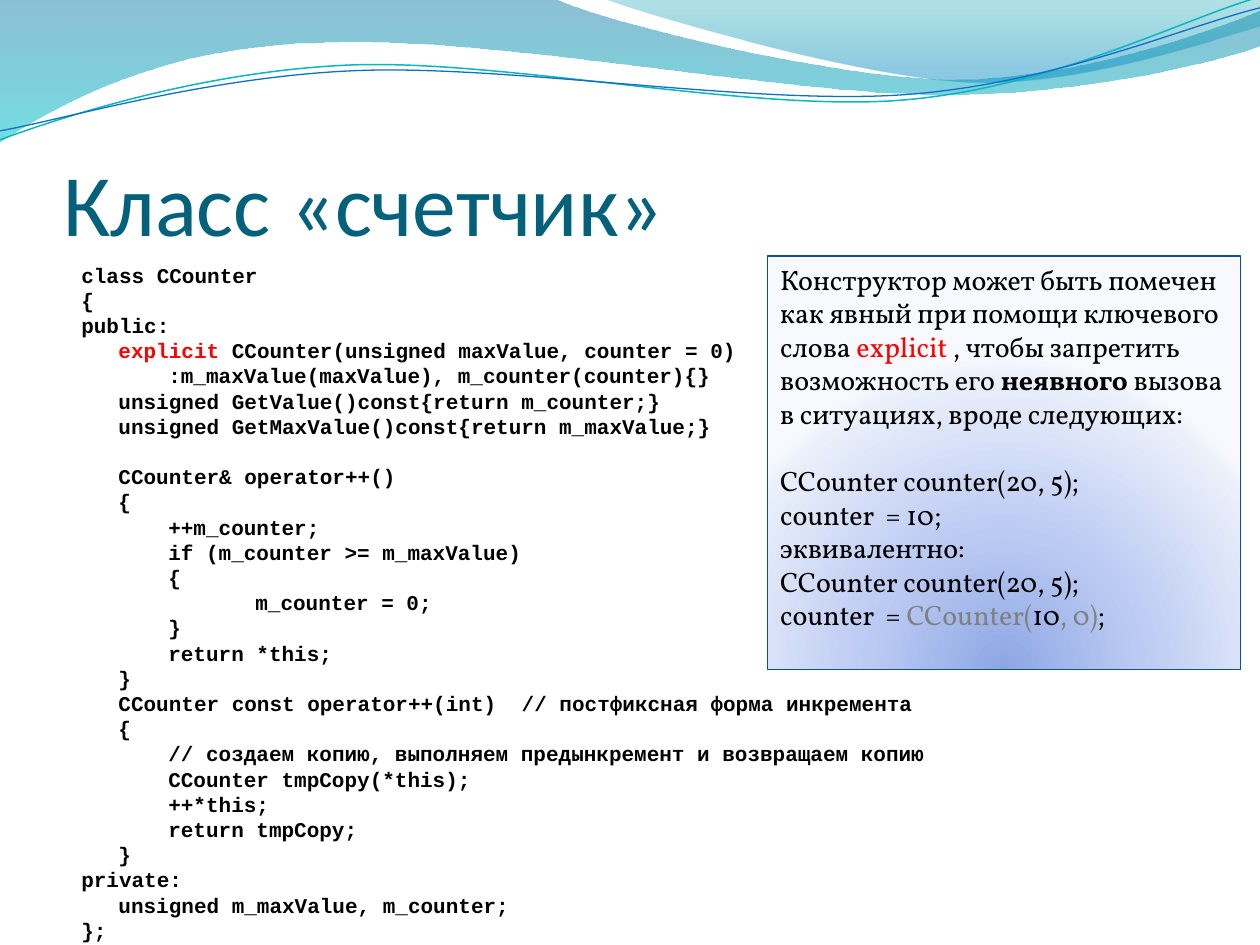
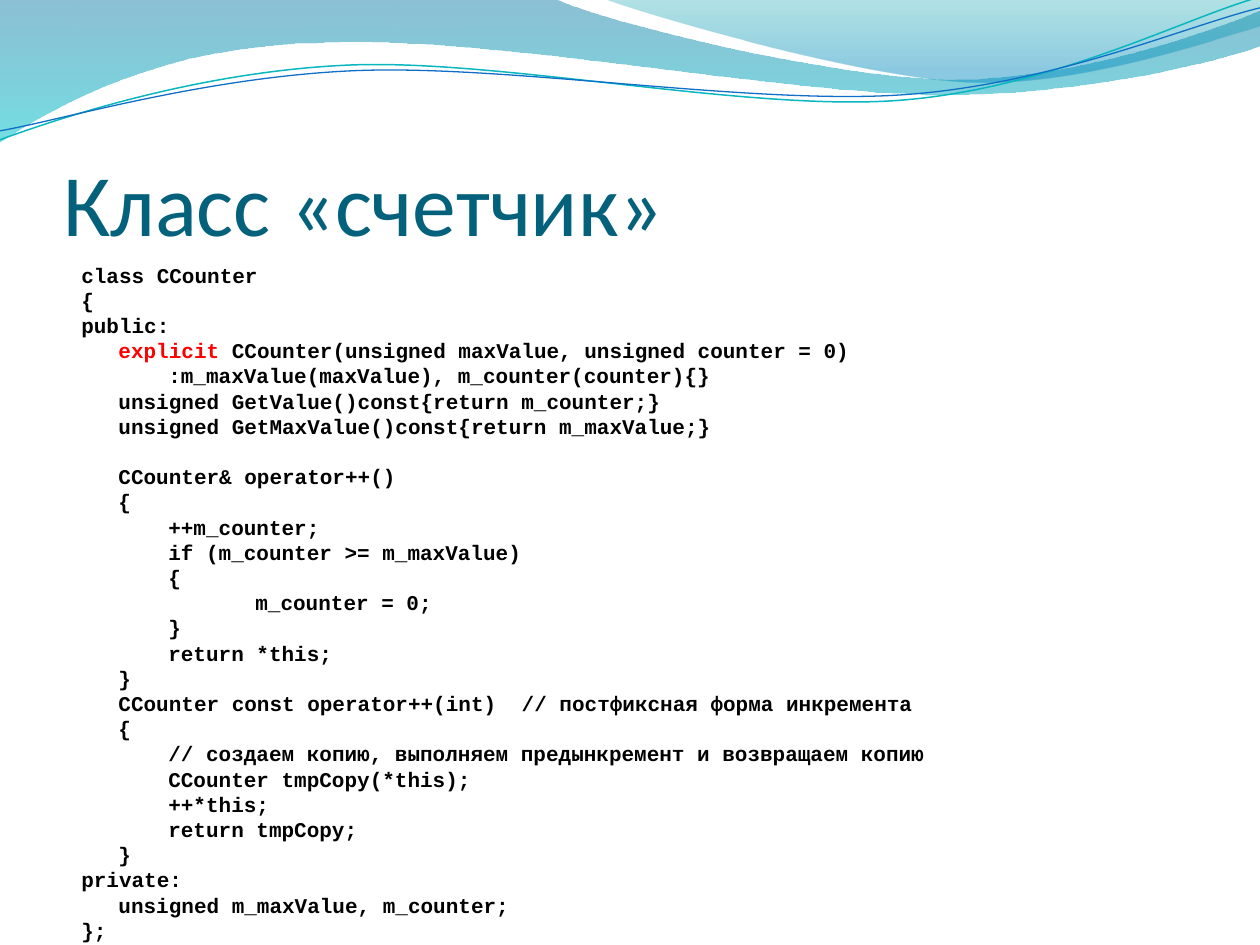
Before and after one commit to alexey-malov/oop, a slide deck: slide 19 of lectures/06/Обобщенное программирование, шаблоны.pptx (slide 15 before the commit). Drawn at 1260x945 pixels with LibreOffice and Linux fonts; fonts in the diff are those of the drawing; background and template pictures are left out. Boxes give left, top, right and bottom in pixels: in the first picture for what was removed or moved away, otherwise in the second. Text is boxed around its words. In the diff, an @@ line names an element or a change of style, - is before the commit and + after.

```diff
--- a/lectures/06/Обобщенное программирование, шаблоны.pptx
+++ b/lectures/06/Обобщенное программирование, шаблоны.pptx
@@ rectangle removed at [767, 256, 1240, 669] @@
-Конструктор может быть помечен как явный при помощи ключевого слова explicit , чтобы запретить возможность его неявного вызова в ситуациях, вроде следующих:
-CCounter counter(20, 5);
-counter = 10;
-эквивалентно:
-CCounter counter(20, 5);
-counter = CCounter(10, 0);
@@ text at [118, 343, 849, 363]: text changed @@
-explicit CCounter(unsigned maxValue, counter = 0)
+explicit CCounter(unsigned maxValue, unsigned counter = 0)
```
Also in this commit, not shown: 8 other slides changed, 8 other files.
